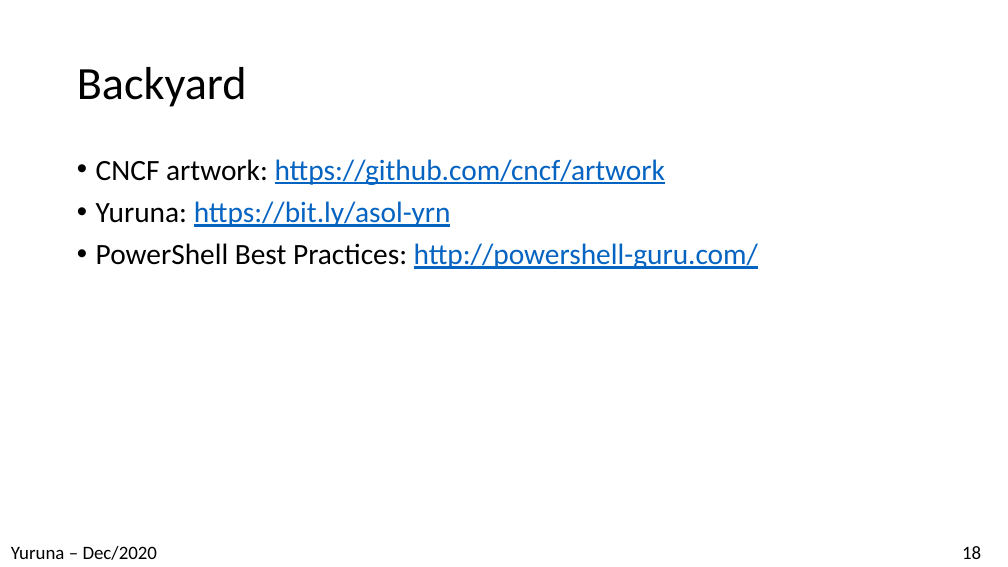
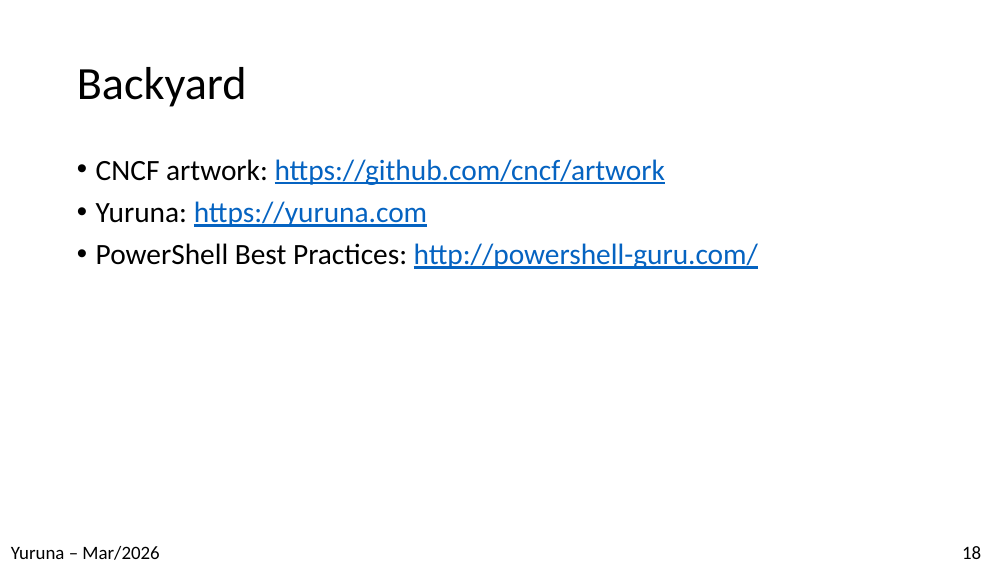
Before and after one commit to alissonsol/yuruna, a slide deck: slide 18 of docs/yuruna.pptx. Drawn at 1008x567 pixels with LibreOffice and Linux fonts; fonts in the diff are those of the drawing. Boxes give left, top, right and bottom in pixels: in the first picture for what was removed or moved away, otherwise in the second. Text is boxed around its words. In the diff, an @@ line names an element or a change of style, - is before the commit and + after.

```diff
--- a/docs/yuruna.pptx
+++ b/docs/yuruna.pptx
@@ text at [96,201,427,227]: text changed @@
-• Yuruna: https://bit.ly/asol-yrn
+• Yuruna: https://yuruna.com
@@ text at [11,546,159,560]: text changed @@
-Yuruna – Dec/2020
+Yuruna – Mar/2026
```
Also in this commit, not shown: 17 other slides changed, 7 other files.
